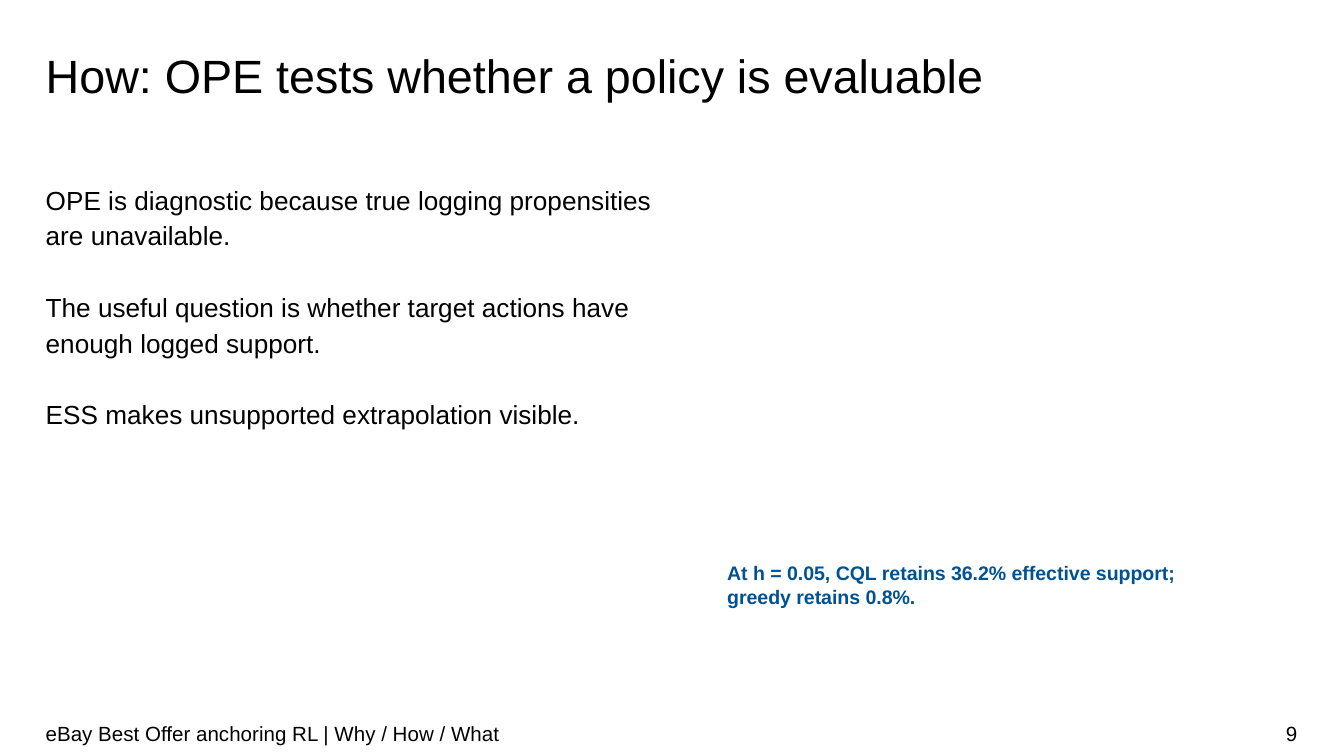
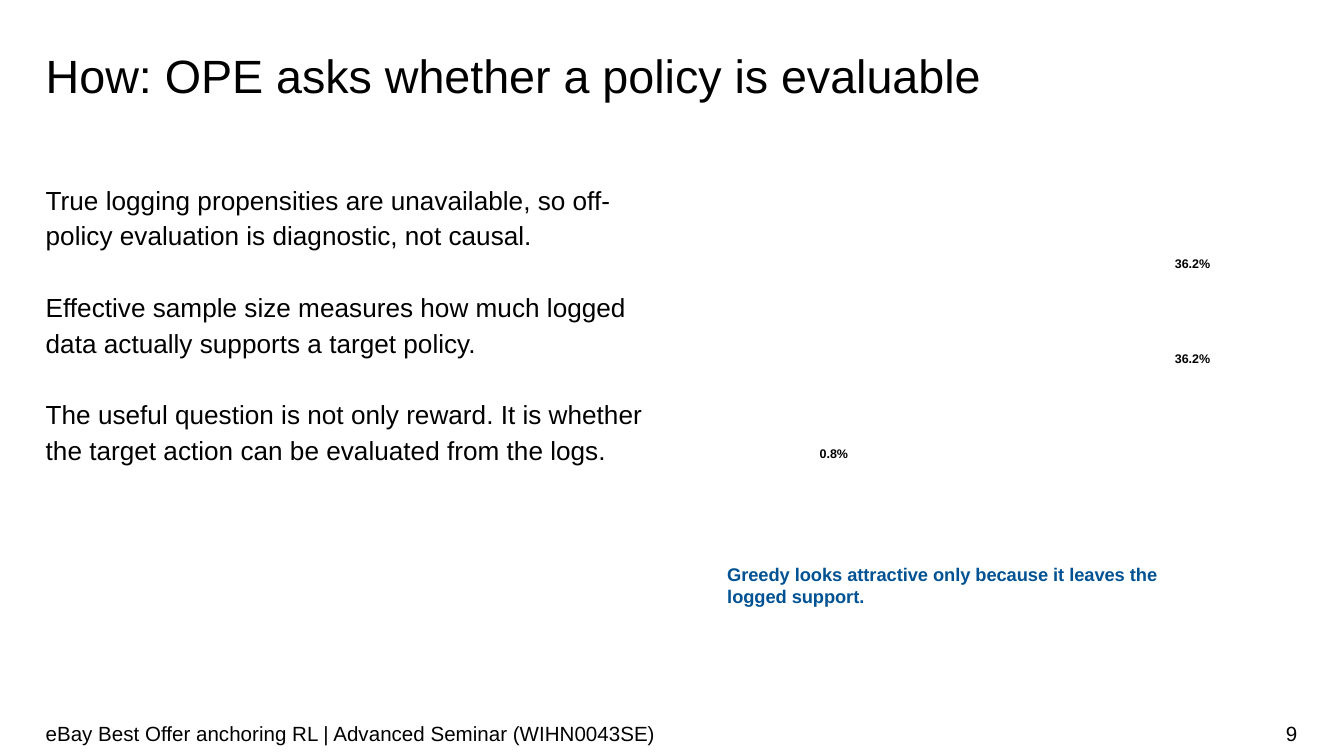
Before and after one commit to soluthan/ebay-anchoring-rl-final, a slide deck: slide 9 of report/ebay_anchoring_rl_presentation.pptx. Drawn at 1344x756 pixels with LibreOffice and Linux fonts; fonts in the diff are those of the drawing; background and template pictures are left out. Boxes give left, top, right and bottom in pixels: in the first picture for what was removed or moved away, otherwise in the second. Text is boxed around its words. In the diff, an @@ line names an element or a change of style, - is before the commit and + after.

```diff
--- a/report/ebay_anchoring_rl_presentation.pptx
+++ b/report/ebay_anchoring_rl_presentation.pptx
@@ title at (x1=46, y1=59, x2=980, y2=102): text changed @@
-How: OPE tests whether a policy is evaluable
+How: OPE asks whether a policy is evaluable
@@ text at (x1=46, y1=191, x2=642, y2=466): text changed @@
-OPE is diagnostic because true logging propensities are unavailable.
-The useful question is whether target actions have enough logged support.
-ESS makes unsupported extrapolation visible.
+True logging propensities are unavailable, so off-policy evaluation is diagnostic, not causal.
+Effective sample size measures how much logged data actually supports a target policy.
+The useful question is not only reward. It is whether the target action can be evaluated from the logs.
@@ text at (x1=1175, y1=259, x2=1210, y2=268): text changed; size 10.5 to 6.8 pt; text colour #005293 to #000000 @@
-At h = 0.05, CQL retains 36.2% effective support; greedy retains 0.8%.
+36.2%
@@ text added at (x1=1175, y1=354, x2=1210, y2=363), 6.8 pt, text #000000, bold @@
+36.2%
@@ text added at (x1=820, y1=449, x2=848, y2=458), 6.8 pt, text #000000, bold @@
+0.8%
@@ text added at (x1=727, y1=567, x2=1157, y2=607), 9.8 pt, text #005293, bold @@
+Greedy looks attractive only because it leaves the logged support.
@@ text at (x1=46, y1=726, x2=655, y2=746): text changed @@
-eBay Best Offer anchoring RL | Why / How / What
+eBay Best Offer anchoring RL | Advanced Seminar (WIHN0043SE)
```
Also in this commit, not shown: 8 other slides changed, 3 slides added, 2 slides removed, 2 other files.
